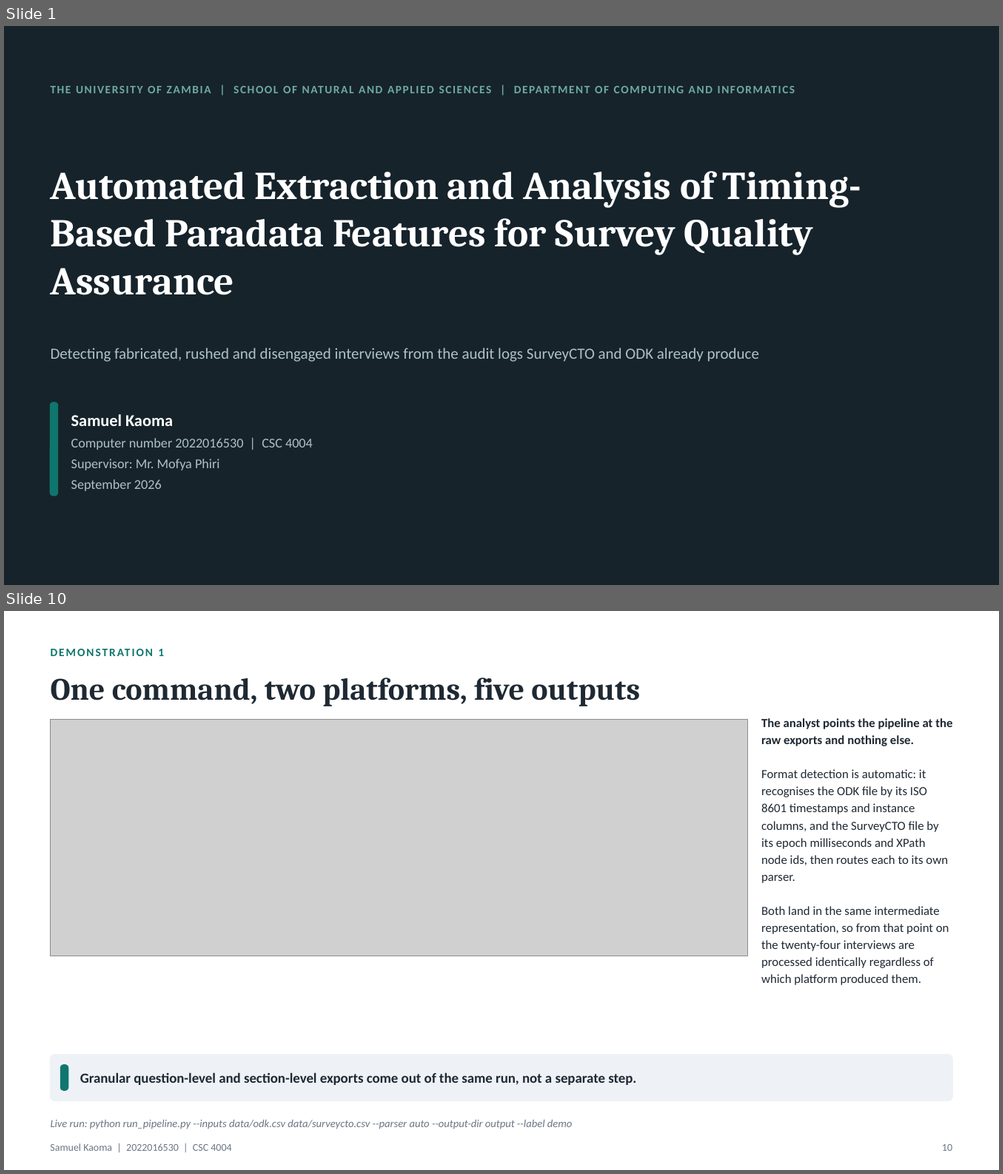
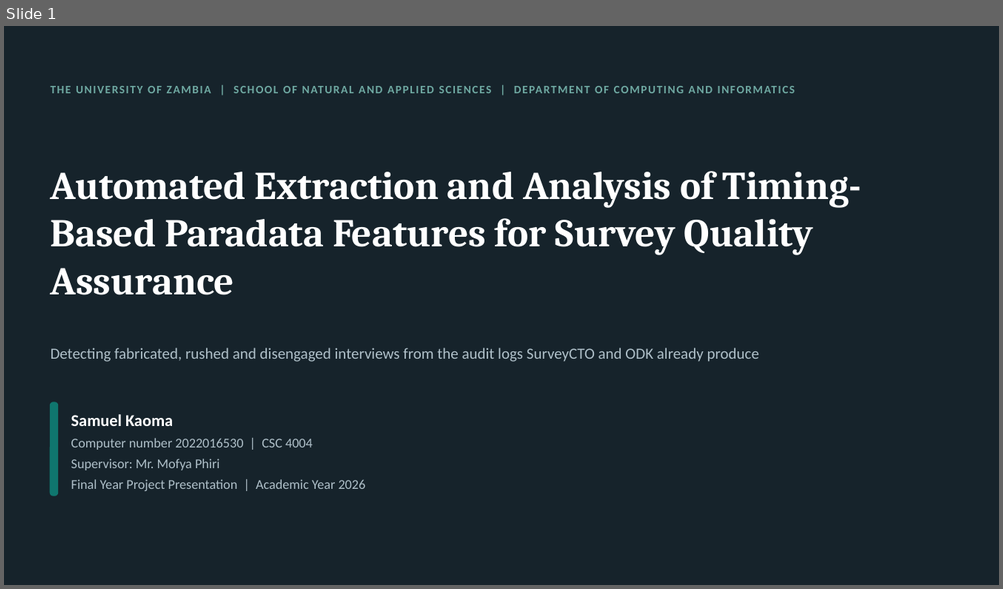
Before and after one commit to Samuelkaoma-eng/SKACE-TIME-DATA, a slide deck: docs/deliverables/Kaoma_Paradata_Presentation.pptx. Shown one above the other, each under a label of ours: slides 1 and 10 before the commit, slide 1 after it; the slides between them are not shown. The pictures are 1003x1174 and 1003x589 pixels, drawn with LibreOffice and Linux fonts; fonts in the diff are those of the drawing; grey boxes stand for pictures. Boxes give left, top, right and bottom in pixels: in the first picture for what was removed or moved away, otherwise in the second. Text is boxed around its words. In the diff, an @@ line names an element or a change of style, - is before the commit and + after.

Commit message:
Update the presentation deck
Recall gains in percentage points, the stress baseline on the baseline
slide, scaling as cost per interview, canonical profiles on the data slide,
data-quality flags named on the demo slide, and the reference check stated
as in Appendix E. Architecture now comes before data and lists the modules;
footer and slide numbers follow the template; 26 slides cut to 24.

```diff
--- a/docs/deliverables/Kaoma_Paradata_Presentation.pptx
+++ b/docs/deliverables/Kaoma_Paradata_Presentation.pptx
@@ slide 10 removed at (4,611,999,1170), background #FFFFFF @@
@@ text removed at (158,649,164,656) @@
-DEMONSTRATION 1
@@ text removed at (51,678,640,706) @@
-One command, two platforms, five outputs
@@ picture removed at (51,719,748,957) @@
@@ text removed at (761,718,952,985) @@
-The analyst points the pipeline at the raw exports and nothing else.
-Format detection is automatic: it recognises the ODK file by its ISO 8601 timestamps and instance columns, and the SurveyCTO file by its epoch milliseconds and XPath node ids, then routes each to its own parser.
-Both land in the same intermediate representation, so from that point on the twenty-four interviews are processed identically regardless of which platform produced them.
@@ rounded rectangle removed at (51,1055,952,1101) @@
@@ rounded rectangle removed at (61,1065,68,1091) @@
@@ text removed at (80,1073,636,1085) @@
-Granular question-level and section-level exports come out of the same run, not a separate step.
@@ text removed at (51,1120,572,1130) @@
-Live run: python run_pipeline.py --inputs data/odk.csv data/surveycto.csv --parser auto --output-dir output --label demo
@@ text removed at (50,1144,231,1151) @@
-Samuel Kaoma | 2022016530 | CSC 4004
@@ text removed at (942,1145,952,1151) @@
-10
@@ slide 1 changed as well @@
@@ text at (71,480,366,491): text changed @@
-September 2026
+Final Year Project Presentation | Academic Year 2026
```
Also in this commit, not shown: 9 other slides changed, 14 slides added, 20 other slides removed.
